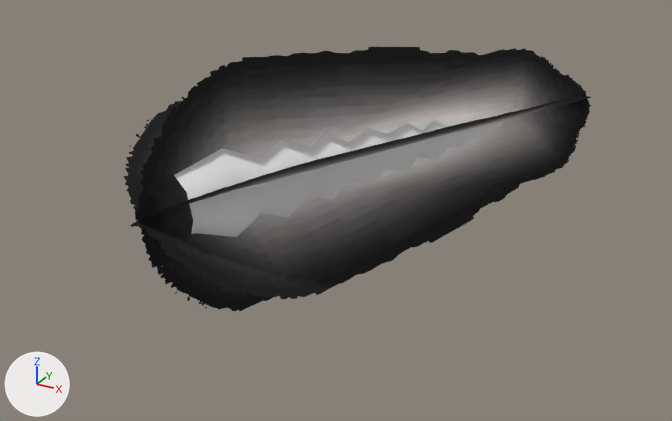
An edit to the glTF model game/assets/player/outfits/head_l1256.glb, drawn before and after from the same camera.
One viewpoint serves both versions: a camera (50 mm lens) standing at (0.648, -0.414, 0.309) and looking at (0.249, 0.311, -0.053). The lights are fixed; the arrows at lower left show +X, +Y and +Z. The older version comes first. Where no turn or scale is listed for an object, it has been applied to the vertices.

Script lines for the objects in view, before the commit:
```python
me_l1256 = bpy.data.meshes.new('L1256')
me_l1256.from_pydata(...)  # 136 vertices, 262 faces; spans x -0.039..0.152, y -0.035..0.326, z -0.047..0.045
me_l1256.materials.append(mat_b1256h01b__1ddd18)  # its picture is missing
me_plane03 = bpy.data.meshes.new('Plane03')
me_plane03.from_pydata(...)  # 36 vertices, 36 faces; spans x -0.25..0.181, y -0.323..0.296, z -0.165..0.165
me_plane03.materials.append(mat_b123851__9dc8fb)
ob_l1256 = bpy.data.objects.new('L1256', me_l1256)
ob_l1256.location = (0.1991, 0.165, 0.0)
ob_plane03 = bpy.data.objects.new('Plane03', me_plane03)
ob_plane03.location = (0.2857, 0.352, 0.0)
```
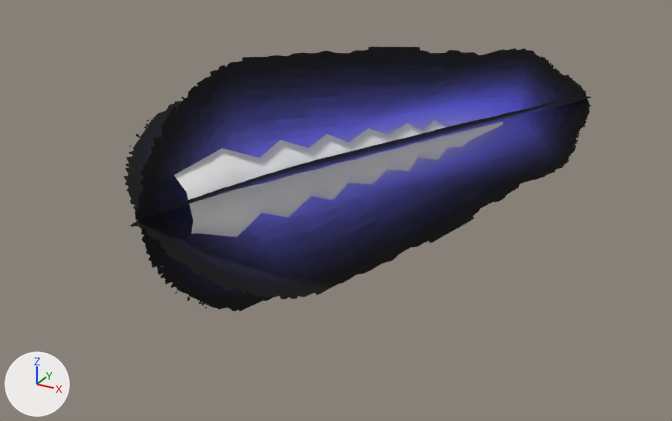
Location of each change, [x1, y1, x2, y2] in pixels of the pictures (672 x 421 px):
'Plane03', recoloured: [170, 62, 567, 280] in both

What changed in the scene script:
```text
Add img_b123851__7676e6_png:
    img_b123851__7676e6_png = load_image('b123851__7676e6.png', '../textures/b123851__7676e6.png', 128, 128, 'sRGB')
Add mat_b123851__7676e6:
    mat_b123851__7676e6 = bpy.data.materials.new('b123851__7676e6')
    # uses the picture img_b123851__7676e6_png
Change me_plane03:
    where me_plane03.from_pydata(...)  # 36 vertices, 36 faces; spans x -0.25..0.181, y -0.323..0.296, z -0.165..0.165
    remove me_plane03.materials.append(mat_b123851__9dc8fb)
    add me_plane03.materials.append(mat_b123851__7676e6)
```
